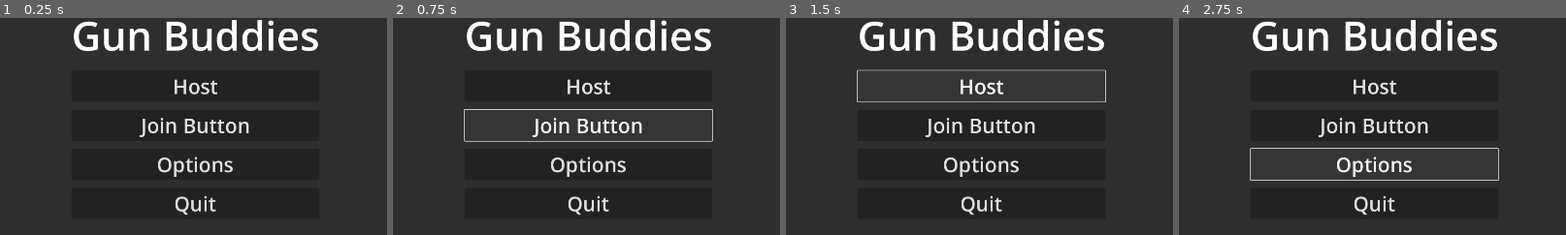
Above: before the commit, frames 1-4 (left to right).
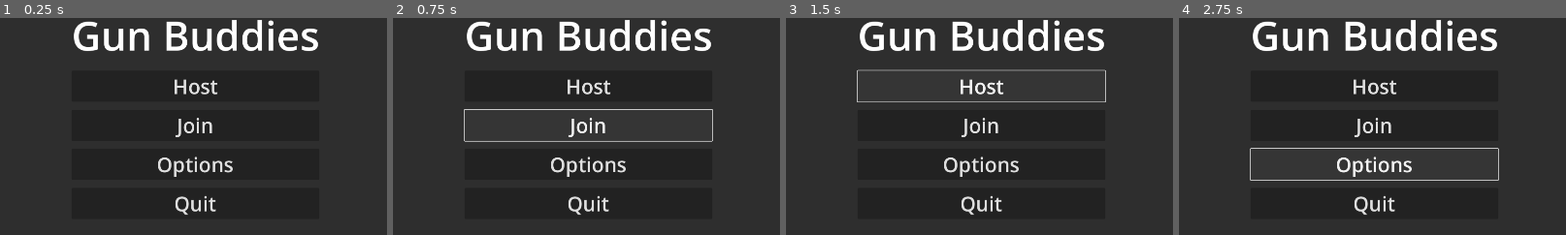
Above: after the commit, the same moments.

Repository: EdisonLing/Gun-Buddies
Game: Godot game, scene res://scenes/start_screen.tscn
Same seed, same stepped clock (60 frames per second), same inputs: the game is played once before the commit and once after it. Before the commit the project has no main scene; this scene is started directly in both runs.
Inputs:
- Up to frame 1 (0.25 s): no input
- Up to frame 2 (0.75 s): click "Join Button" (after the commit: "Join") at 0.5 s
- Up to frame 3 (1.5 s): click "Host" at 1.25 s
- Up to frame 4 (2.75 s): click "Options" at 2 s
The pictures show only the part of the screen within x 25-75%, y 28-78%; the shares and areas given below are measured in that part.

The runs differ from the first frame. In frame 1, 0.9% of the frame differs, in the area x 35-65%, y 45-55%; in frame 2, 0.9%; in frame 3, 0.9%; in frame 4, 0.9%.

Commit message:
networkhandler

Diff:
--- a/project.godot
+++ b/project.godot
@@ -11,6 +11,7 @@
 [application]
 
 config/name="Gun Buddies"
+run/main_scene="uid://bccgup4e7qem6"
 config/features=PackedStringArray("4.4", "Forward Plus")
 config/icon="res://icon.svg"
 
--- a/scenes/start_screen.tscn
+++ b/scenes/start_screen.tscn
@@ -37,7 +37,7 @@
 [node name="Join Button" type="Button" parent="CanvasLayer/Panel/CenterContainer/VBoxContainer"]
 layout_mode = 2
 theme_override_font_sizes/font_size = 50
-text = "Join Button"
+text = "Join"
 
 [node name="Options Button" type="Button" parent="CanvasLayer/Panel/CenterContainer/VBoxContainer"]
 layout_mode = 2
--- a/scripts/network_handler.gd
+++ b/scripts/network_handler.gd
@@ -1,11 +1,16 @@
 extends Node
 
+const IP_ADDRESS: String = "localhost"
+const PORT: int = 42069
 
-# Called when the node enters the scene tree for the first time.
-func _ready() -> void:
-	pass # Replace with function body.
+var peer: ENetMultiplayerPeer
 
+func start_server() -> void:
+	peer = ENetMultiplayerPeer.new()
+	peer.create_server(PORT)
+	multiplayer.multiplayer_peer = peer
 
-# Called every frame. 'delta' is the elapsed time since the previous frame.
-func _process(delta: float) -> void:
-	pass
+func start_client() -> void:
+	peer = ENetMultiplayerPeer.new()
+	peer.create_client(IP_ADDRESS, PORT)
+	multiplayer.multiplayer_peer = peer
